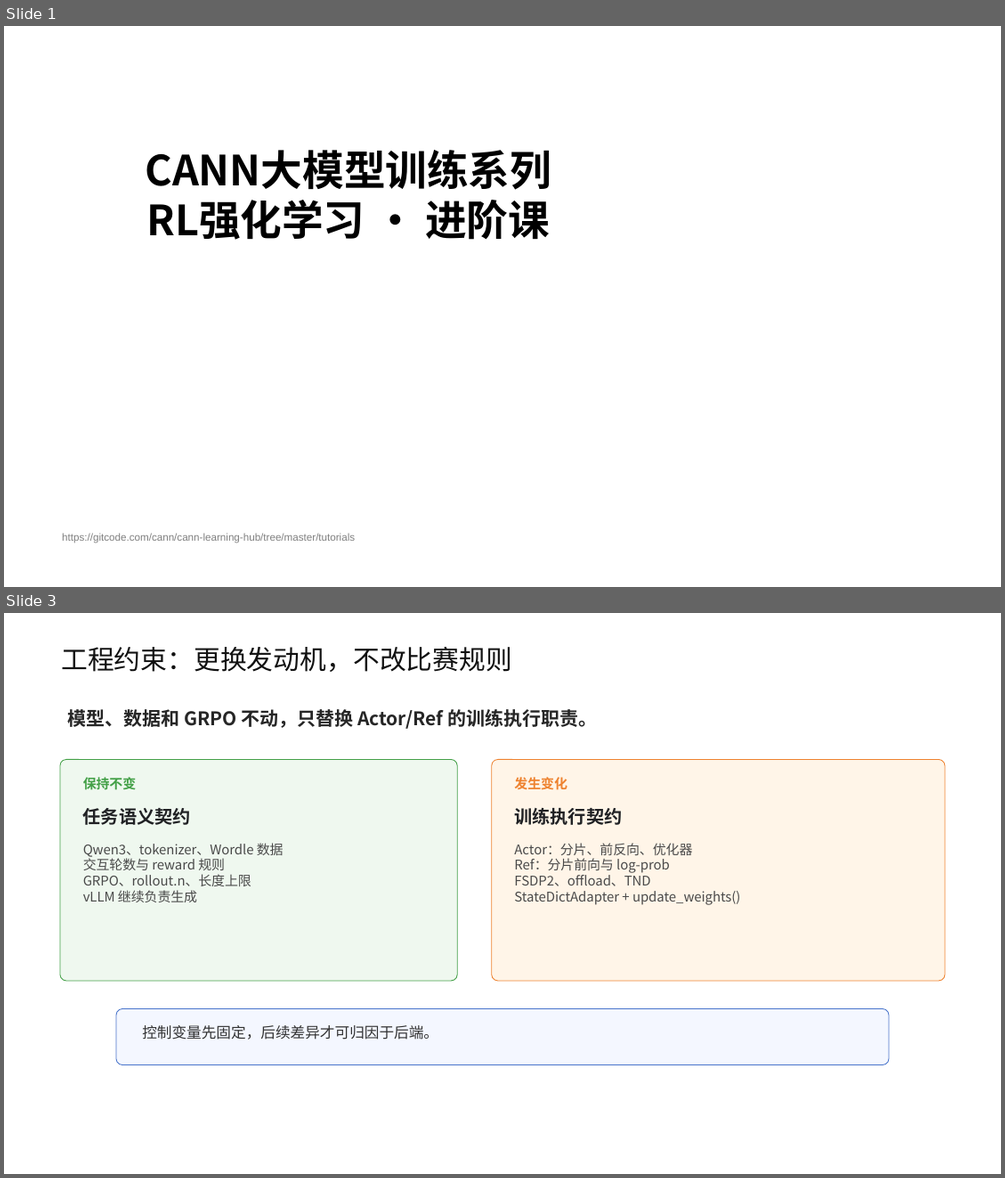
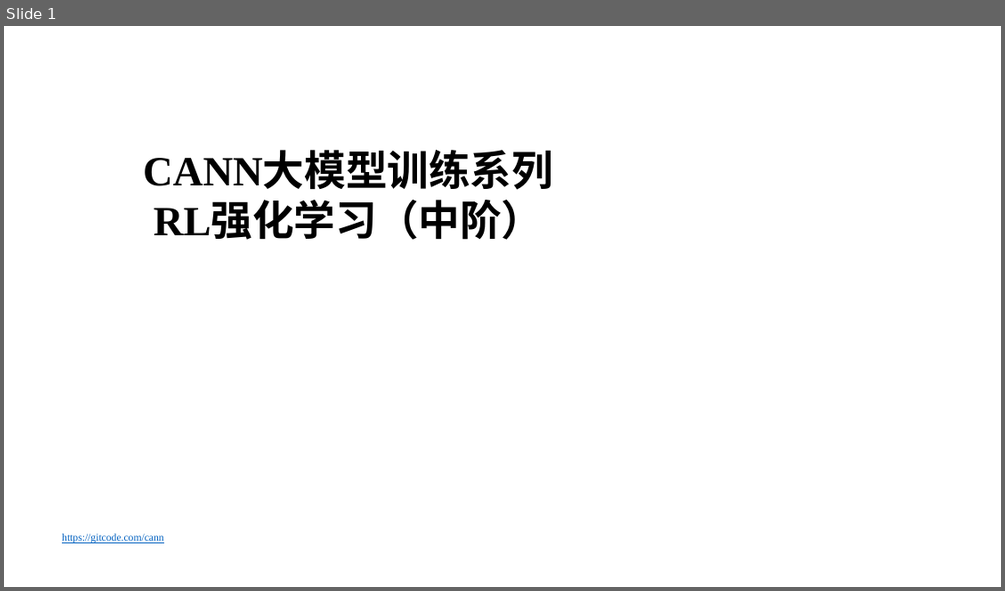
Before and after one commit to hicann/cann-learning-hub, a slide deck: tutorials/rl_training_pipeline/slides/02_rl_training_pipeline.pptx. Shown one above the other, each under a label of ours: slides 1 and 3 before the commit, slide 1 after it; the slides between them are not shown. The pictures are 1005x1178 and 1005x591 pixels, drawn with LibreOffice and Linux fonts; fonts in the diff are those of the drawing; background and template pictures are left out. Boxes give left, top, right and bottom in pixels: in the first picture for what was removed or moved away, otherwise in the second. Text is boxed around its words. In the diff, an @@ line names an element or a change of style, - is before the commit and + after.

Commit message:
docs: 更新 SFT/RL 中阶课程课件

# message auto-generated for no-merge-commit merge:
!1071 merge sft2 into test

docs: 更新 SFT/RL 中阶课程课件

Description: ## 描述
更新了训练课程SFT和RL部分的PPT

## 关联的Issue
不涉及ISSUE

## 测试
本次不涉及代码修改，无需测试

## 文档更新
在SFT和RL中的主README中新增对应的PPT链接地址

## 类型标签
<!--  [x] 表示选中 -->
- [ ] Bug修复
- [ ] 新特性
- [ ] 内容优化
- [x] 其他，请描述：更新课程PPT

## 其他信息
<!-- 在这里可以添加任何与这个 Pull Request 相关的其他说明。 -->

See merge request: cann/cann-learning-hub!1071

```diff
--- a/tutorials/rl_training_pipeline/slides/02_rl_training_pipeline.pptx
+++ b/tutorials/rl_training_pipeline/slides/02_rl_training_pipeline.pptx
@@ slide 3 removed at <box>4,613,1001,1174</box>, background picture (left out) @@
@@ rectangle removed at <box>39,629,793,690</box> @@
@@ text removed at <box>61,647,512,672</box> @@
-工程约束：更换发动机，不改比赛规则
@@ rectangle removed at <box>4,688,1001,1105</box> @@
@@ text removed at <box>67,709,597,729</box> @@
-模型、数据和 GRPO 不动，只替换 Actor/Ref 的训练执行职责。
@@ rounded rectangle removed at <box>60,760,457,981</box> @@
@@ rounded rectangle removed at <box>492,760,945,981</box> @@
@@ text removed at <box>83,777,136,790</box> @@
-保持不变
@@ text removed at <box>514,777,566,790</box> @@
-发生变化
@@ text removed at <box>83,808,191,825</box> @@
-任务语义契约
@@ text removed at <box>514,808,622,825</box> @@
-训练执行契约
@@ text removed at <box>83,843,283,902</box> @@
-Qwen3、tokenizer、Wordle 数据
-交互轮数与 reward 规则
-GRPO、rollout.n、长度上限
-vLLM 继续负责生成
@@ text removed at <box>514,843,741,905</box> @@
-Actor：分片、前反向、优化器
-Ref：分片前向与 log-prob
-FSDP2、offload、TND
-StateDictAdapter + update_weights()
@@ rounded rectangle removed at <box>116,1008,889,1064</box> @@
@@ text removed at <box>142,1025,438,1039</box> @@
-控制变量先固定，后续差异才可归因于后端。
@@ slide 1 changed as well @@
@@ text at <box>143,153,553,190</box>: font Noto Sans CJK SC to Times New Roman in "CANN大模型训练系列" @@
@@ text at <box>154,203,543,240</box>: text changed; font Noto Sans CJK SC to Times New Roman @@
-RL强化学习 · 进阶课
+RL强化学习（中阶）
@@ text at <box>62,533,164,543</box>: text changed; font Arial to Times New Roman; text colour #808080 to #0563C1 @@
-https://gitcode.com/cann/cann-learning-hub/tree/master/tutorials
+https://gitcode.com/cann
```
Also in this commit, not shown: 4 other slides changed, 28 slides added, 33 other slides removed, 1 other file.
